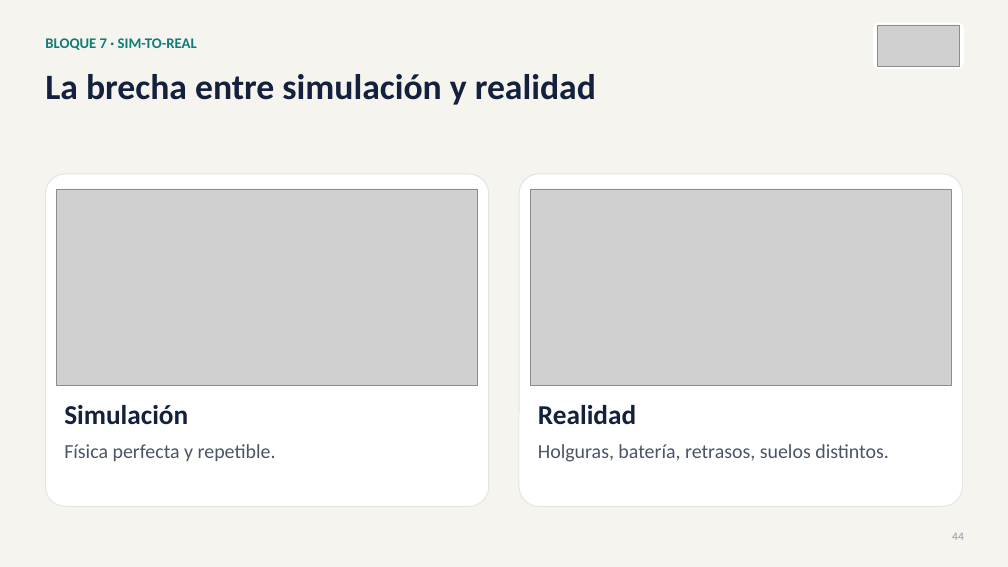
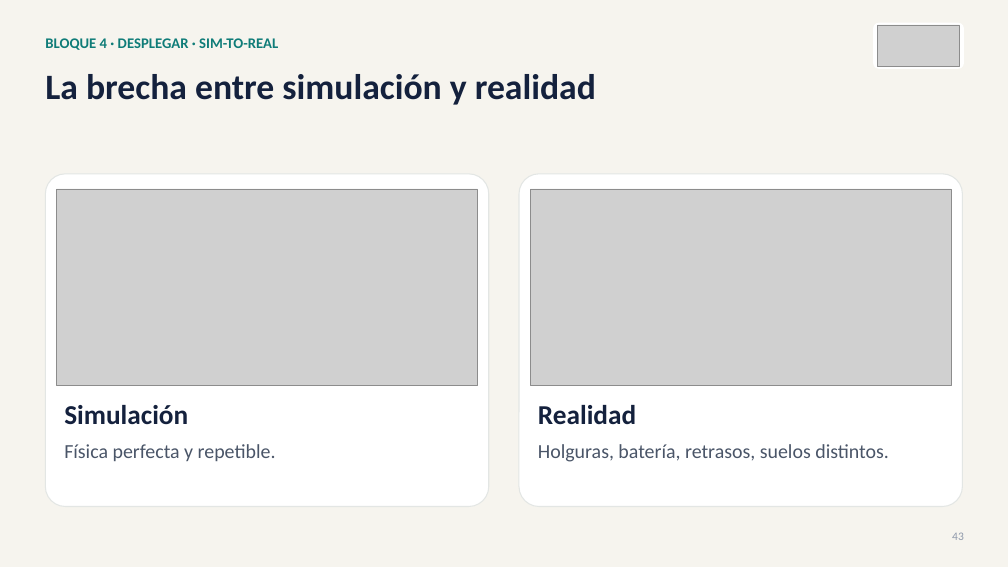
Before and after one commit to david2526IA/taller_microduck_windows, a slide deck: slide 43 of workshop-ia-fisica/presentaciones/Presentacion_03_taller_completo.pptx (slide 44 before the commit). Drawn at 1008x567 pixels with LibreOffice and Linux fonts; fonts in the diff are those of the drawing; grey boxes stand for pictures. Boxes give left, top, right and bottom in pixels: in the first picture for what was removed or moved away, otherwise in the second. Text is boxed around its words. In the diff, an @@ line names an element or a change of style, - is before the commit and + after.

Commit message:
Taller en cuatro bloques como el video y la descripcion oficial: Modelar, El entorno y el RL, Entrenar, Desplegar; casos de uso al final

```diff
--- a/workshop-ia-fisica/presentaciones/Presentacion_03_taller_completo.pptx
+++ b/workshop-ia-fisica/presentaciones/Presentacion_03_taller_completo.pptx
@@ text at bbox=[45, 38, 278, 50]: text changed @@
-BLOQUE 7 · SIM-TO-REAL
+BLOQUE 4 · DESPLEGAR · SIM-TO-REAL
@@ text at bbox=[952, 532, 964, 540]: text changed @@
-44
+43
```
Also in this commit, not shown: 40 other slides changed, 3 other files.
